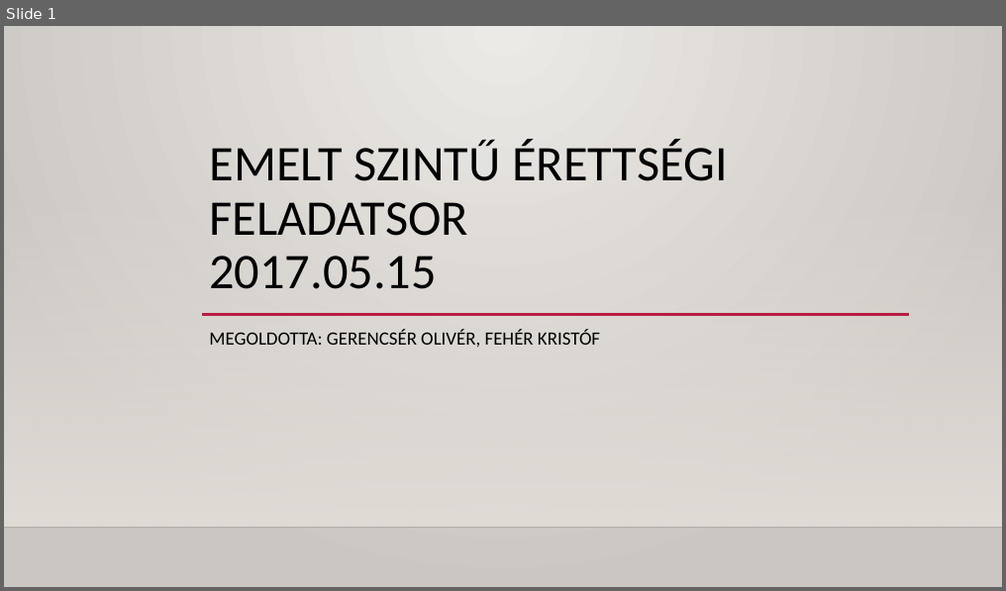
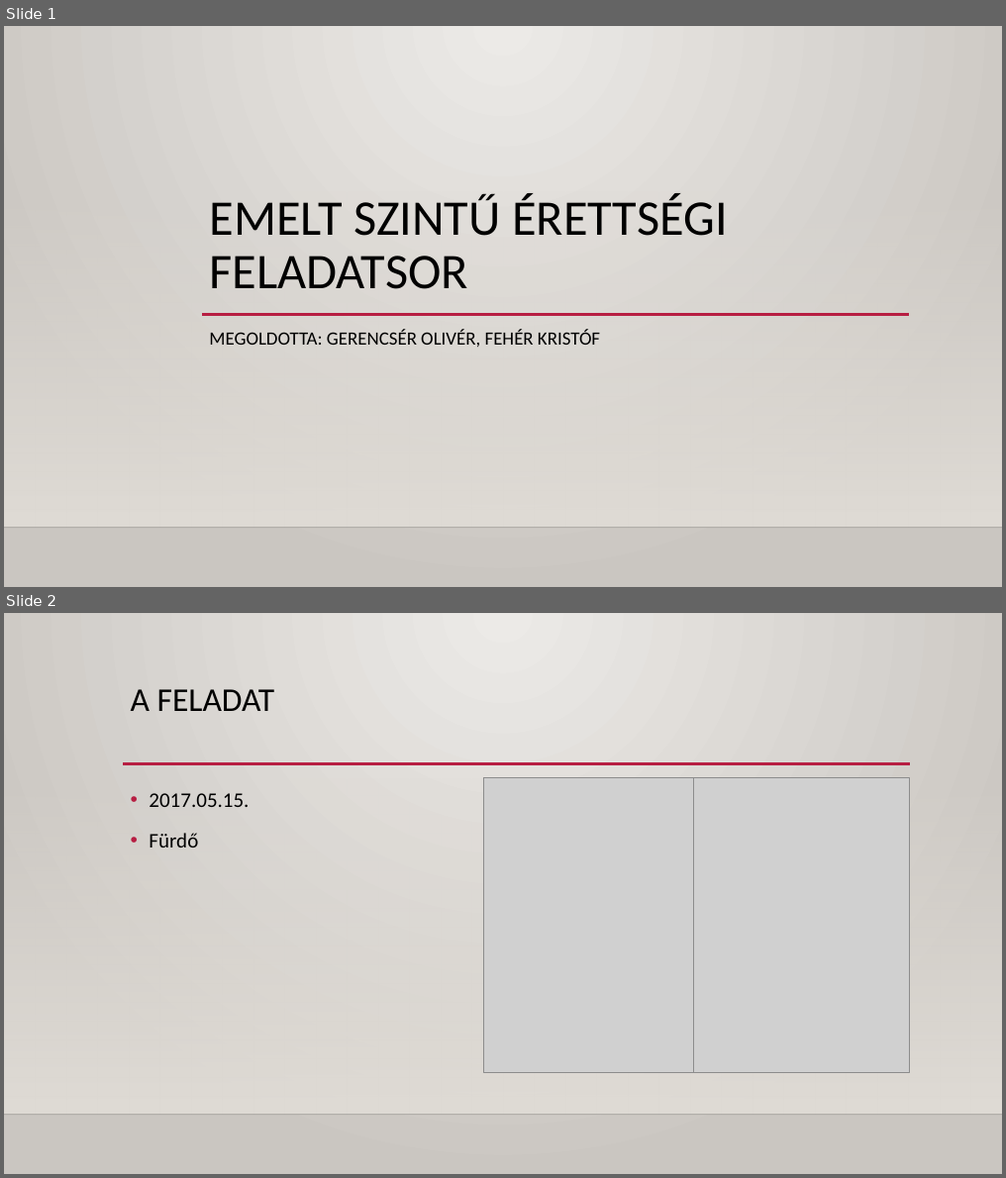
Before and after one commit to GerencserOliver/Proj1-Furdo-10A_D, a slide deck: Proj1-Furdo-10A_D.pptx. Shown one above the other, each under a label of ours: slide 1 before the commit, slides 1 and 2 after it. The pictures are 1006x591 and 1006x1178 pixels, drawn with LibreOffice and Linux fonts; fonts in the diff are those of the drawing; grey boxes stand for pictures; background and template pictures are left out. Boxes give left, top, right and bottom in pixels: in the first picture for what was removed or moved away, otherwise in the second. Text is boxed around its words. In the diff, an @@ line names an element or a change of style, - is before the commit and + after.

```diff
--- a/Proj1-Furdo-10A_D.pptx
+++ b/Proj1-Furdo-10A_D.pptx
@@ slide 2 added at [4, 613, 1002, 1174], background gradient #ECEAE7 to #CAC7C1; not listed: 2 template elements that a slide beside it also shows @@
@@ title added at [131, 689, 275, 711], 32 pt, text #000000 @@
+A FELADAT
@@ line added from (123, 764) to (910, 764), #B71E42 2.5 pt @@
@@ picture added at [483, 777, 693, 1072] @@
@@ picture added at [693, 777, 909, 1072] @@
@@ text added at [149, 793, 249, 848], 20 pt, text #000000 @@
+• 2017.05.15.
+• Fürdő
@@ slide 1 changed as well @@
@@ title at [209, 193, 728, 289]: text changed @@
-EMELT SZINTŰ ÉRETTSÉGI FELADATSOR
-2017.05.15
+EMELT SZINTŰ ÉRETTSÉGI FELADATSOR
```
Also in this commit, not shown: 1 other slide changed, 5 other slides added, 5 slides removed.
